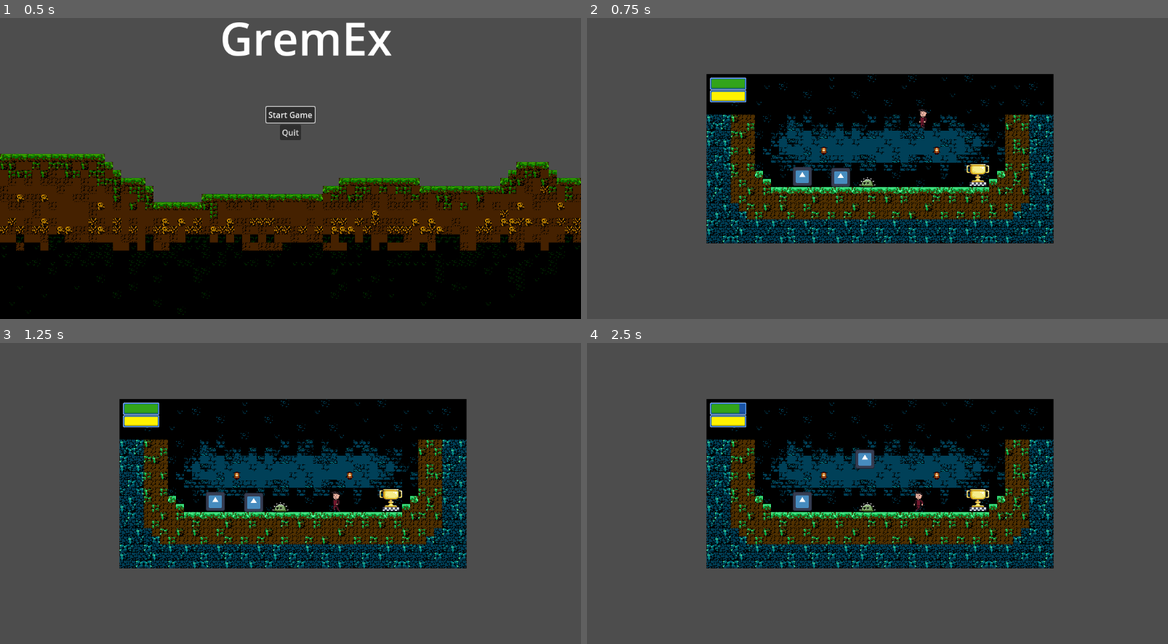
Above: before the commit, frames 1-4 (two rows, left to right).
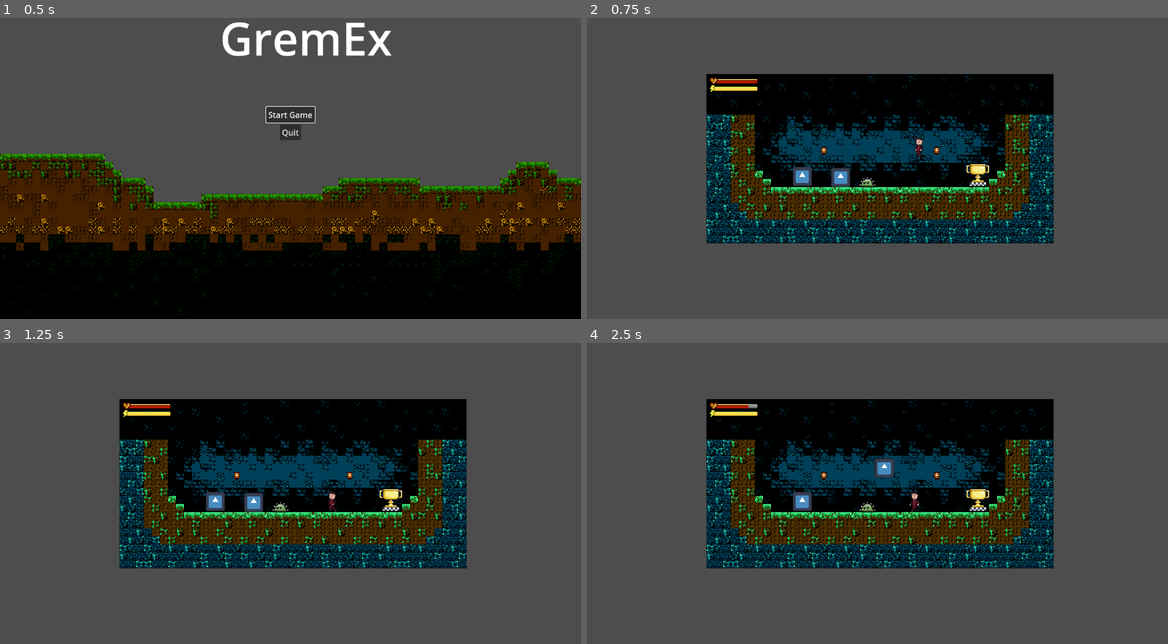
Above: after the commit, the same moments.

Repository: PoKiekKugelis/programavimo_inzinerija
Game: Godot game, scene res://scenes/main_menu.tscn
Same seed, same stepped clock (60 frames per second), same inputs: the game is played once before the commit and once after it. The engine's default icon, where the game draws it, is replaced by a stand-in: a white triangle on a blue panel in a dark square.
Inputs:
- Up to frame 1 (0.5 s): no input
- Up to frame 2 (0.75 s): click "Start Game" at 0.5 s
- Up to frame 3 (1.25 s): no input
- Up to frame 4 (2.5 s): hold Right (ui_right) from 1.28 s (still down); tap Space (ui_jump) at 1.35, 1.52, 1.82, 2.27, 2.3 s; tap E (pick_up) at 2.1 s

Frame 1 is identical in both runs. In frame 2, 0.7% of the frame differs, in the area x 21-59%, y 19-47%; in frame 3, 0.7%; in frame 4, 1.1%, in the area x 21-58%, y 19-57%.

Commit message:
Knockback when hit (scuffed) and custom hp and stamina bars

Diff:
--- a/scenes/enemy.tscn
+++ b/scenes/enemy.tscn
@@ -1,7 +1,10 @@
-[gd_scene load_steps=13 format=3 uid="uid://befh57cg3tm24"]
+[gd_scene load_steps=18 format=3 uid="uid://befh57cg3tm24"]
 
 [ext_resource type="Script" path="res://scripts/enemy.gd" id="1_6cc7r"]
 [ext_resource type="Texture2D" uid="uid://ci6oaqoi4u4xy" path="res://assets/sprites/animation_test.png" id="1_evtl2"]
+[ext_resource type="Script" path="res://scripts/health.gd" id="2_7qkrd"]
+[ext_resource type="Script" path="res://scripts/hitbox.gd" id="3_ec5fr"]
+[ext_resource type="Script" path="res://scripts/hurtbox.gd" id="3_fjv6h"]
 
 [sub_resource type="RectangleShape2D" id="RectangleShape2D_17fi2"]
 size = Vector2(20, 30.0752)
@@ -75,9 +78,18 @@
 "speed": 8.0
 }]
 
-[node name="Mob" type="CharacterBody2D"]
+[sub_resource type="RectangleShape2D" id="RectangleShape2D_5mtvt"]
+size = Vector2(12, 21)
+
+[sub_resource type="RectangleShape2D" id="RectangleShape2D_5gm37"]
+size = Vector2(12, 22)
+
+[node name="TestEnemy" type="CharacterBody2D"]
 script = ExtResource("1_6cc7r")
 metadata/_edit_group_ = true
+
+[node name="Health" type="Node" parent="."]
+script = ExtResource("2_7qkrd")
 
 [node name="CollisionShape2D" type="CollisionShape2D" parent="."]
 scale = Vector2(0.485, 0.665)
@@ -93,4 +105,20 @@
 [node name="DirectionTimer" type="Timer" parent="."]
 autostart = true
 
+[node name="HitBox" type="Area2D" parent="."]
+collision_layer = 2
+collision_mask = 0
+script = ExtResource("3_ec5fr")
+damage = 2
+
+[node name="CollisionShape2D" type="CollisionShape2D" parent="HitBox"]
+position = Vector2(0, -0.5)
+shape = SubResource("RectangleShape2D_5mtvt")
+
+[node name="HurtBox" type="Area2D" parent="."]
+script = ExtResource("3_fjv6h")
+
+[node name="CollisionShape2D" type="CollisionShape2D" parent="HurtBox"]
+shape = SubResource("RectangleShape2D_5gm37")
+
 [connection signal="timeout" from="DirectionTimer" to="." method="_on_direction_timer_timeout"]
--- a/scenes/game.tscn
+++ b/scenes/game.tscn
@@ -38,8 +38,8 @@
 [node name="Finish" parent="." instance=ExtResource("6_twexu")]
 position = Vector2(202, -2)
 
-[node name="Mob" parent="." instance=ExtResource("7_lph38")]
-position = Vector2(94, -117)
+[node name="TestEnemy" parent="." instance=ExtResource("7_lph38")]
+position = Vector2(86, -61)
 scale = Vector2(2, 2)
 
 [node name="SpikeEnemy" parent="." instance=ExtResource("9_k0taf")]
@@ -51,8 +51,8 @@
 anchor_bottom = 0.0
 offset_left = -329.0
 offset_top = -185.0
-offset_right = -257.0
-offset_bottom = -161.0
+offset_right = -234.0
+offset_bottom = -172.0
 grow_horizontal = 1
 grow_vertical = 1
 character = NodePath("../Player")
@@ -62,9 +62,9 @@
 anchor_right = 0.0
 anchor_bottom = 0.0
 offset_left = -329.0
-offset_top = -160.0
-offset_right = -257.0
-offset_bottom = -136.0
+offset_top = -170.0
+offset_right = -234.0
+offset_bottom = -157.0
 grow_horizontal = 1
 grow_vertical = 1
 character = NodePath("../Player")
--- a/scenes/health_bar.tscn
+++ b/scenes/health_bar.tscn
@@ -1,19 +1,9 @@
-[gd_scene load_steps=6 format=3 uid="uid://bv2b50rofjqc4"]
+[gd_scene load_steps=5 format=3 uid="uid://bv2b50rofjqc4"]
 
-[ext_resource type="Texture2D" uid="uid://30osm8p3ims7" path="res://assets/sprites/health_bar.png" id="1_hdnkq"]
+[ext_resource type="Texture2D" uid="uid://dhemlqk7btb7k" path="res://assets/sprites/HealthBar_Empty.png" id="1_oor01"]
+[ext_resource type="Texture2D" uid="uid://c07pdqbfxhauk" path="res://assets/sprites/HealthBar_Outline.png" id="2_q6xxe"]
 [ext_resource type="Script" path="res://scripts/health_bar.gd" id="2_v86s0"]
-
-[sub_resource type="AtlasTexture" id="AtlasTexture_esssm"]
-atlas = ExtResource("1_hdnkq")
-region = Rect2(0, 24, 72, 24)
-
-[sub_resource type="AtlasTexture" id="AtlasTexture_ygm50"]
-atlas = ExtResource("1_hdnkq")
-region = Rect2(0, 0, 0, 24)
-
-[sub_resource type="AtlasTexture" id="AtlasTexture_3kxkw"]
-atlas = ExtResource("1_hdnkq")
-region = Rect2(0, 48, 0, 24)
+[ext_resource type="Texture2D" uid="uid://b5tknsket7dil" path="res://assets/sprites/HealthBar_Fill.png" id="3_e8xyq"]
 
 [node name="HealthBar" type="TextureProgressBar"]
 anchors_preset = 15
@@ -21,7 +11,7 @@
 anchor_bottom = 1.0
 grow_horizontal = 2
 grow_vertical = 2
-texture_under = SubResource("AtlasTexture_esssm")
-texture_over = SubResource("AtlasTexture_ygm50")
-texture_progress = SubResource("AtlasTexture_3kxkw")
+texture_under = ExtResource("1_oor01")
+texture_over = ExtResource("2_q6xxe")
+texture_progress = ExtResource("3_e8xyq")
 script = ExtResource("2_v86s0")
--- a/scenes/player.tscn
+++ b/scenes/player.tscn
@@ -80,3 +80,9 @@
 
 [node name="CollisionShape2D" type="CollisionShape2D" parent="HurtBox"]
 shape = SubResource("RectangleShape2D_yoc62")
+
+[node name="MovementTimer" type="Timer" parent="."]
+wait_time = 0.1
+
+[connection signal="received_damage" from="HurtBox" to="." method="_on_hurt_box_received_damage"]
+[connection signal="timeout" from="MovementTimer" to="." method="_on_movement_timer_timeout"]
--- a/scenes/stamina_bar.tscn
+++ b/scenes/stamina_bar.tscn
@@ -1,19 +1,9 @@
-[gd_scene load_steps=6 format=3 uid="uid://v37iwosey6gf"]
+[gd_scene load_steps=5 format=3 uid="uid://v37iwosey6gf"]
 
-[ext_resource type="Texture2D" uid="uid://trw2ihrtdmmw" path="res://assets/sprites/stamina_bar.png" id="1_3mn4a"]
+[ext_resource type="Texture2D" uid="uid://bkuvi2knbrfo3" path="res://assets/sprites/StaminaBar_Empty.png" id="1_d3x75"]
 [ext_resource type="Script" path="res://scripts/stamina_bar.gd" id="2_jjbof"]
-
-[sub_resource type="AtlasTexture" id="AtlasTexture_qw8so"]
-atlas = ExtResource("1_3mn4a")
-region = Rect2(0, 24, 72, 24)
-
-[sub_resource type="AtlasTexture" id="AtlasTexture_w5ufv"]
-atlas = ExtResource("1_3mn4a")
-region = Rect2(0, 0, 0, 24)
-
-[sub_resource type="AtlasTexture" id="AtlasTexture_seak2"]
-atlas = ExtResource("1_3mn4a")
-region = Rect2(0, 48, 0, 24)
+[ext_resource type="Texture2D" uid="uid://d0br0gtt7djsy" path="res://assets/sprites/StaminaBar_Outline.png" id="2_pyo4u"]
+[ext_resource type="Texture2D" uid="uid://dr12pcxxm6xsl" path="res://assets/sprites/StaminaBar_Fill.png" id="3_myofw"]
 
 [node name="StaminaBar" type="TextureProgressBar"]
 anchors_preset = 15
@@ -21,7 +11,7 @@
 anchor_bottom = 1.0
 grow_horizontal = 2
 grow_vertical = 2
-texture_under = SubResource("AtlasTexture_qw8so")
-texture_over = SubResource("AtlasTexture_w5ufv")
-texture_progress = SubResource("AtlasTexture_seak2")
+texture_under = ExtResource("1_d3x75")
+texture_over = ExtResource("2_pyo4u")
+texture_progress = ExtResource("3_myofw")
 script = ExtResource("2_jjbof")
--- a/scripts/Player.gd
+++ b/scripts/Player.gd
@@ -2,13 +2,27 @@
 
 @onready var inventory_ui = $Inventory_UI
 @onready var stamina: Stamina = $Stamina
+@onready var movement_timer: Timer = $MovementTimer
 
-const RUNNING_SPEED = 80.0
-const SPEED = 40.0
+const RUNNING_SPEED = 160.0
+const SPEED = 80.0
 const JUMP_VELOCITY = -400.0
+const KNOCKBACK = 300.0
+var CAN_MOVE: bool = true
 
 func _ready() -> void:
 	Inventory.set_player_reference(self)#set this node as player node also no delete pls
+
+#deals knockback to the player when hit
+func _on_hurt_box_received_damage(damage: int) -> void:
+	CAN_MOVE = false
+	var knockback_dir = Vector2.UP * KNOCKBACK
+	velocity = knockback_dir
+	movement_timer.start()
+
+#tunrs back on the movement
+func _on_movement_timer_timeout() -> void:
+	CAN_MOVE = true
 
 func _physics_process(delta: float) -> void:
 	# Add the gravity.
@@ -16,13 +30,12 @@
 		velocity += get_gravity() * delta
 
 	# Handle jump.
-	if Input.is_action_just_pressed("ui_jump") and is_on_floor():
+	if Input.is_action_just_pressed("ui_jump") and is_on_floor() and CAN_MOVE == true:
 		velocity.y = JUMP_VELOCITY
 
 
-
 	var direction := Input.get_axis("ui_left", "ui_right")
-	if direction != 0:
+	if direction != 0 and CAN_MOVE == true:
 		stamina.set_is_moving(true)
 		if Input.is_action_pressed("ui_sprint") && stamina.stamina > 0:
 			velocity.x = direction * RUNNING_SPEED
--- a/scripts/enemy.gd
+++ b/scripts/enemy.gd
@@ -5,10 +5,6 @@
 const speed = 20 # movement speed
 var is_enemy_chase: bool = false  # for later inplementation
 # probably wont need this but ok
-
-var health = 20 #For later inplementation
-var health_max = 20 #For later inplementation
-var health_min = 0 #For later inplementation
 
 var dead: bool = false #For later inplementation
 var taking_damage: bool = false #For later inplementation
@@ -18,10 +14,10 @@
 var dir: Vector2
 var dir_prev: Vector2
 const gravity = 900
-var knockback_force = 200
-var knockback_force_to_player = 200
 var is_roaming: bool = true #if true then moves around randomly. if false currently does nothing
 
+func _ready() -> void:
+	add_to_group("enemy")
 
 func _process(delta):
 	if !is_on_floor(): #check is enemy is in the air
Binary file added: assets/sprites/HealthBar_Empty.png
Not shown, added: assets/sprites/HealthBar_Empty.png.import
Binary file added: assets/sprites/HealthBar_Fill.png
Not shown, added: assets/sprites/HealthBar_Fill.png.import
Binary file added: assets/sprites/HealthBar_Outline.png
Not shown, added: assets/sprites/HealthBar_Outline.png.import
Not shown, added: assets/sprites/HealthBar_Set.png.import
Binary file added: assets/sprites/StaminaBar_Empty.png
Not shown, added: assets/sprites/StaminaBar_Empty.png.import
Binary file added: assets/sprites/StaminaBar_Fill.png
Not shown, added: assets/sprites/StaminaBar_Fill.png.import
Binary file added: assets/sprites/StaminaBar_Outline.png
(and 1 more such lines)
